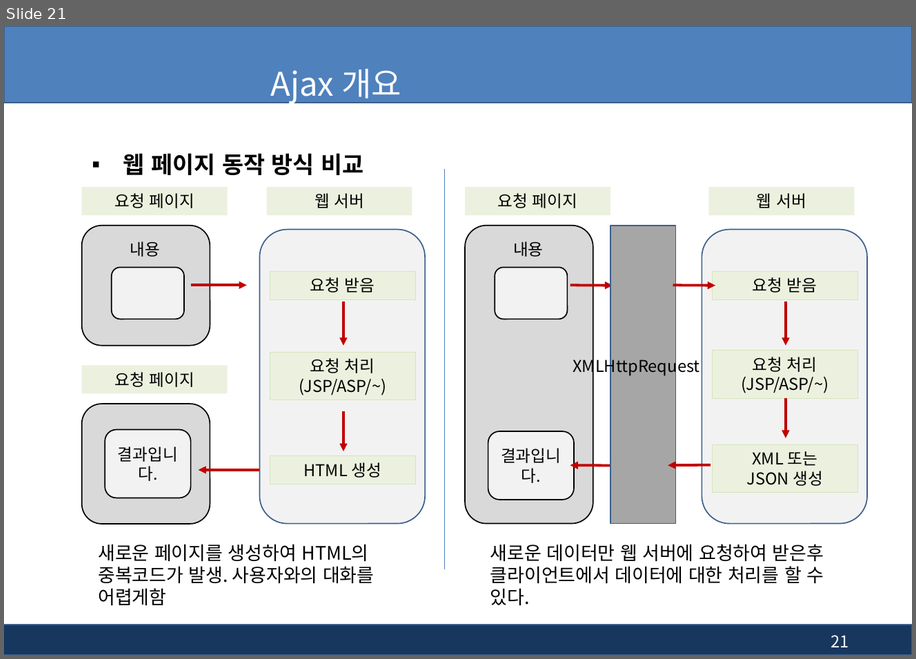
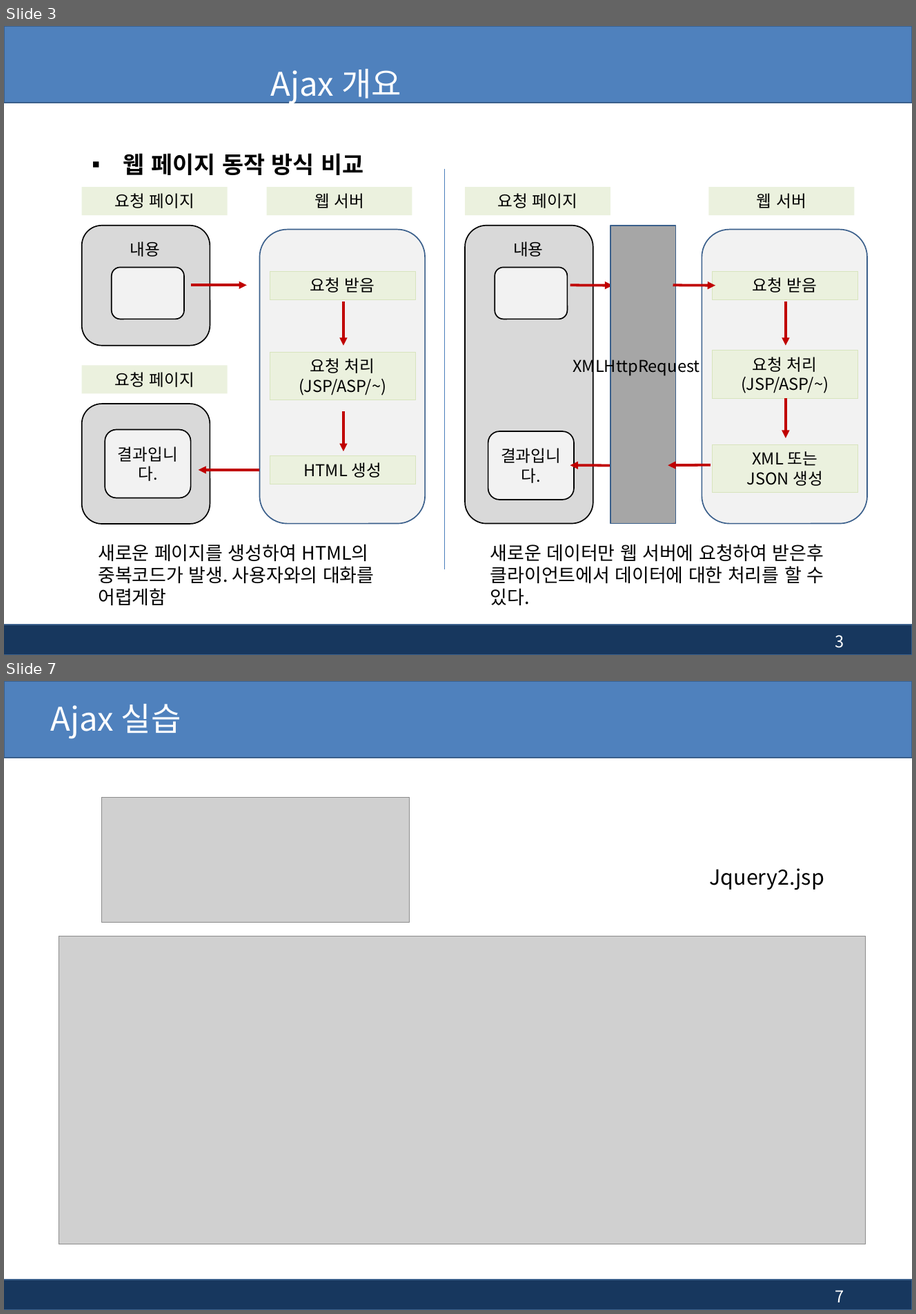
Before and after one commit to pshho/ngreen_project, a slide deck: jspWorks/자료/jsp_ppt/13장. jsp - 부트스트랩(Bootstrap), Ajax.pptx. Shown one above the other, each under a label of ours: slide 21 before the commit, slides 3 and 7 after it; the slides between them are not shown. The pictures are 916x659 and 916x1314 pixels, drawn with LibreOffice and Linux fonts; fonts in the diff are those of the drawing; grey boxes stand for pictures; background and template pictures are left out. Boxes give left, top, right and bottom in pixels: in the first picture for what was removed or moved away, otherwise in the second. Text is boxed around its words. In the diff, an @@ line names an element or a change of style, - is before the commit and + after.

```diff
--- a/jspWorks/자료/jsp_ppt/13장. jsp - 부트스트랩(Bootstrap), Ajax.pptx
+++ b/jspWorks/자료/jsp_ppt/13장. jsp - 부트스트랩(Bootstrap), Ajax.pptx
@@ slide 7 added at [4, 681, 912, 1310], background #FFFFFF; not listed: 2 template elements that a slide beside it also shows @@
@@ title added at [50, 704, 181, 738], 28 pt, text #FFFFFF @@
+Ajax 실습
@@ picture added at [101, 798, 409, 922] @@
@@ text added at [710, 868, 824, 890], 18 pt, text #000000 @@
+Jquery2.jsp
@@ picture added at [59, 936, 865, 1245] @@
@@ page number added at [835, 1290, 844, 1302], 14 pt, text #FFFFFF @@
+7
@@ what was slide 21 is now slide 3 @@
@@ page number at [835, 635, 844, 648]: text changed @@
-21
+3
```
Also in this commit, not shown: 6 slides changed, 2 other slides added, 9 slides removed, 17 other files.
